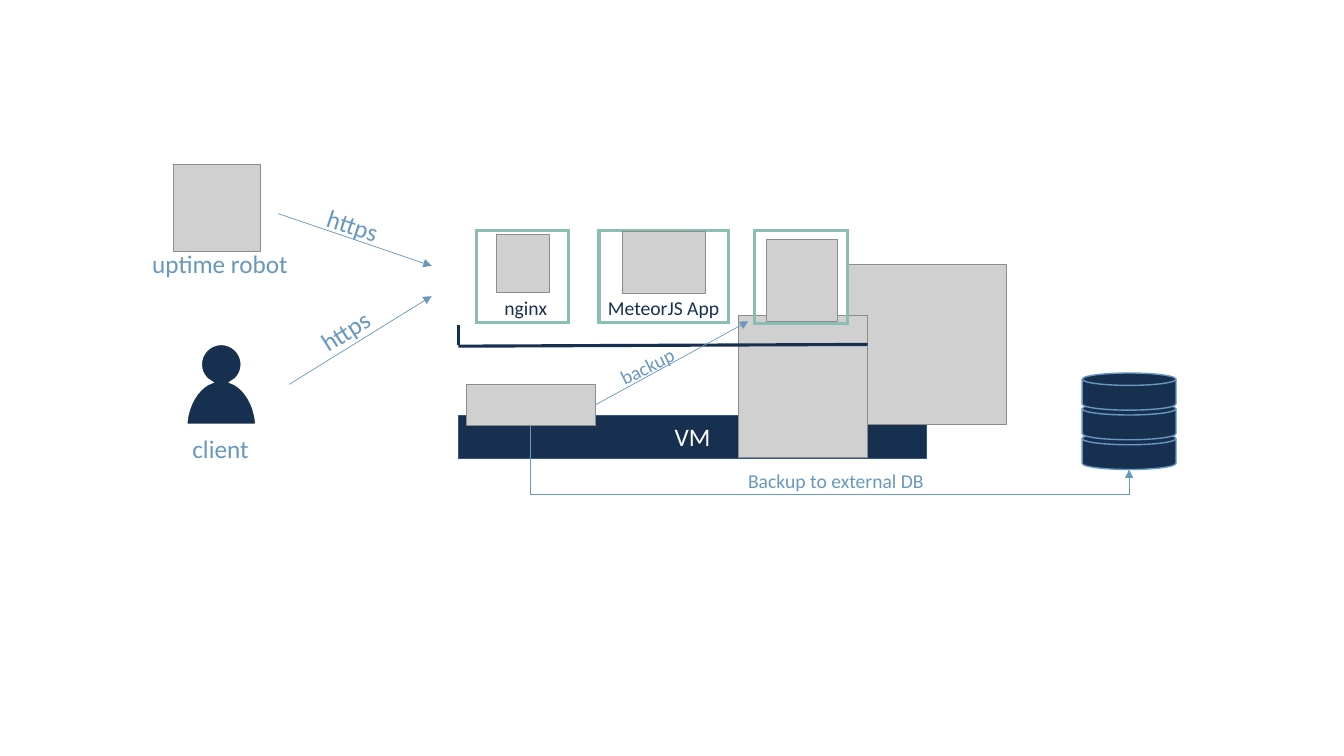
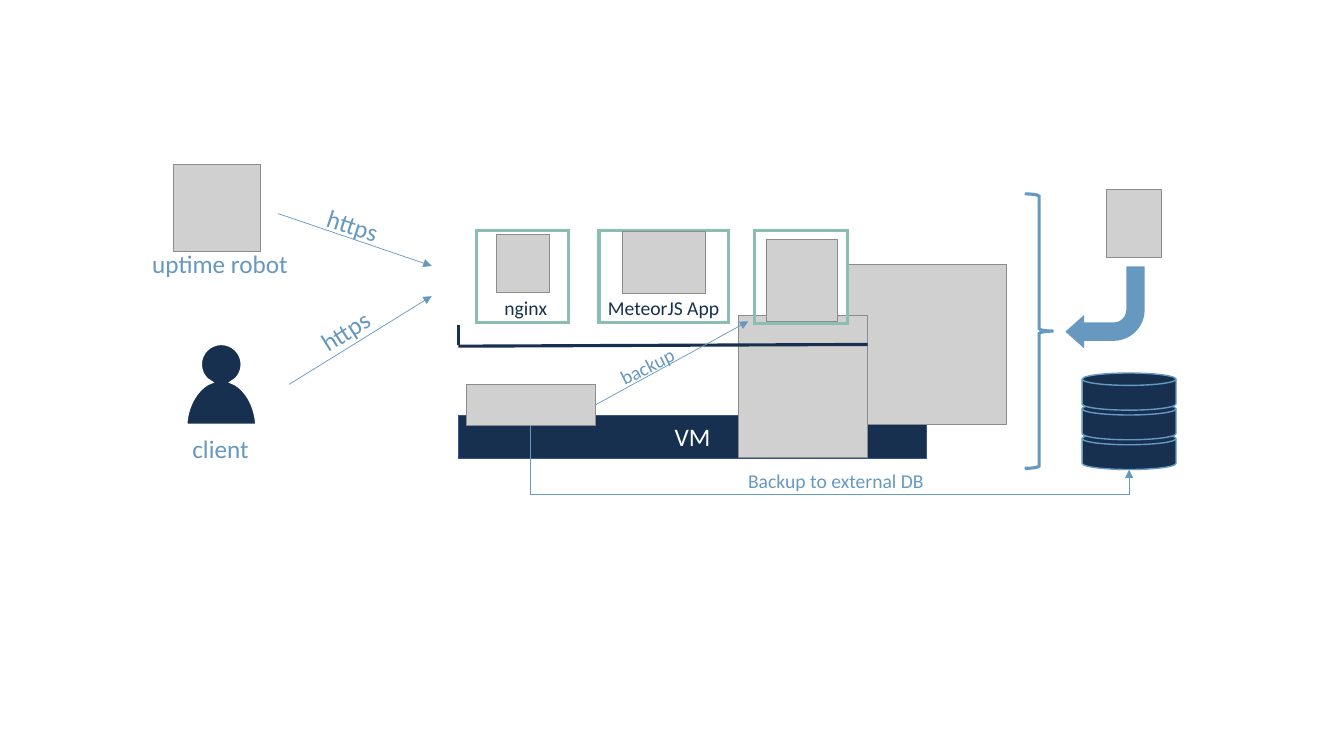
Before and after one commit to shiftux/personal_site, a slide deck: slide 1 of public/images/diagrams.pptx. Drawn at 1344x756 pixels with LibreOffice and Linux fonts; fonts in the diff are those of the drawing; grey boxes stand for pictures. Boxes give left, top, right and bottom in pixels: in the first picture for what was removed or moved away, otherwise in the second. Text is boxed around its words. In the diff, an @@ line names an element or a change of style, - is before the commit and + after.

```diff
--- a/public/images/diagrams.pptx
+++ b/public/images/diagrams.pptx
@@ right brace added at [1025, 194, 1055, 468], outline #6798BF 2.25 pt @@
@@ picture added at [1107, 190, 1162, 257] @@
@@ bent arrow added at [1067, 267, 1144, 347], fill #6798BF, outline #6798BF 1 pt @@
```
Also in this commit, not shown: 33 other files.
